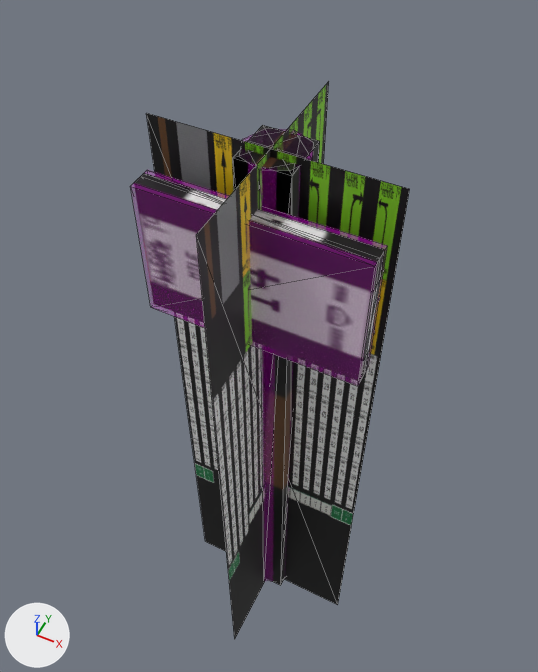
A saved change to the COLLADA model beamng-props/mile-marker/export/dae/milemarker_014.dae.
The view is the same before and after, from a camera (50 mm lens) standing at (0.427, -0.859, 2.115) and looking at (-0.061, 0.118, 0.894). The axes (+X, +Y, +Z) are drawn at lower left. The lights are the same throughout. The older version comes first. Mesh edges are drawn as thin lines. Where no turn or scale is listed for an object, it has been applied to the vertices.

In view in the first picture: 'Colmesh_post-1', 'Colmesh_sign-1', 'milemarker_014_a200', 'milemarker_014_a50', 'milemarker_014_a800'.
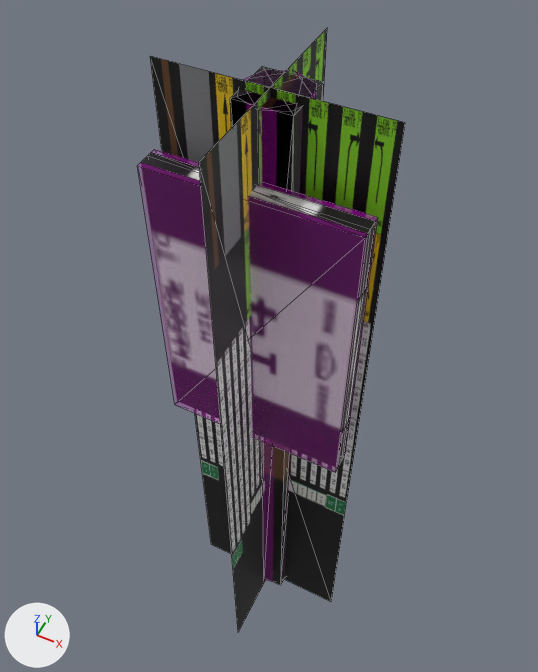
Boxes [x1, y1, x2, y2] around the edits, measured in the pictures (538 x 672 px; the box of a moved part takes in the faces that stretch with it):
'milemarker_014_a50', rescaled (8% taller): before [146, 81, 410, 639]; after [150, 28, 405, 632]
'Colmesh_sign-1', moved, rescaled (6% narrower, 49% taller): before [130, 170, 387, 386]; after [137, 149, 378, 472]
'milemarker_014_a800', reshaped (13% taller): before [135, 125, 385, 585]; after [141, 66, 376, 585]
'Colmesh_post-1', rescaled (7% wider, 13% taller): before [240, 128, 313, 582]; after [238, 70, 316, 582]
'milemarker_014_a200', reshaped: before [278, 136, 300, 174]; after [280, 77, 302, 115]
part 1 of me_milemarker_014_a800, moved or reshaped: before [135, 173, 385, 381]; after [141, 152, 376, 467]
part 2 of me_milemarker_014_a800, moved or reshaped: before [233, 125, 320, 585]; after [230, 66, 323, 585]

Edits to the bpy script that builds the scene:
```text
Change me_milemarker_014_a800:
    used by ob_milemarker_014_a800; location = (0.0, 0.0, 0.0)
    before: 1 (-0.05, -0.027, 1.45) at pixel (232, 157), 3 (-0.05, 0.072, 1.45) at pixel (262, 125), 5 (0.05, -0.027, 1.45) at pixel (292, 175), 7 (0.05, 0.072, 1.45) at pixel (319, 141)
    remove me_milemarker_014_a800.from_pydata(...)  # 16 vertices, 24 faces; spans x -0.21..0.21, y -0.072..0.072, z 0.0..1.45
    add me_milemarker_014_a800.from_pydata(...)  # 16 vertices, 24 faces; spans x -0.19..0.19, y -0.072..0.072, z 0.0..1.55
    me_milemarker_014_a800 part 1: the loose piece of 8 vertices spanning x -0.21..0.21, y -0.072..-0.042, z 1.1..1.38 is scaled about its middle by (0.905, 1, 2.21), then moved by (0.0, 0.0, -0.124)
    me_milemarker_014_a800 part 2
    add for i in [1, 3, 5, 7]: me_milemarker_014_a800.vertices[i].co += Vector((0.0, 0.0, 0.1))
Change me_milemarker_014_a200:
    used by ob_milemarker_014_a200; location = (0.0, 0.0, 0.0)
    before: 1 (-0.05, -0.027, 1.45) at pixel (232, 157), 3 (0.017, 0.072, 1.45) at pixel (300, 135), 5 (0.05, -0.027, 1.45) at pixel (292, 175)
    remove me_milemarker_014_a200.from_pydata(...)  # 10 vertices, 12 faces; spans x -0.21..0.21, y -0.062..0.072, z 0.0..1.45
    add me_milemarker_014_a200.from_pydata(...)  # 10 vertices, 12 faces; spans x -0.19..0.19, y -0.062..0.072, z 0.0..1.55
    me_milemarker_014_a200 part 3
    add for i in [1, 3, 5]: me_milemarker_014_a200.vertices[i].co += Vector((0.0, 0.0, 0.1))
    me_milemarker_014_a200.vertices[6].co: (-0.21, -0.052, 1.38) -> (-0.19, -0.052, 1.426)  # pixel (140, 176) -> pixel (147, 155)
    me_milemarker_014_a200.vertices[7].co: (-0.21, -0.062, 1.1) -> (-0.19, -0.062, 0.806)
    me_milemarker_014_a200.vertices[8].co: (0.21, -0.052, 1.1) -> (0.19, -0.052, 0.806)  # pixel (364, 373) -> pixel (341, 460)
    me_milemarker_014_a200.vertices[9].co: (0.21, -0.062, 1.38) -> (0.19, -0.062, 1.426)  # pixel (380, 257) -> pixel (370, 229)
Change me_milemarker_014_a50:
    used by ob_milemarker_014_a50; location = (0.0, 0.0, 0.0)
    remove me_milemarker_014_a50.from_pydata(...)  # 8 vertices, 4 faces; spans x -0.22..0.22, y -0.22..0.22, z -0.014..1.464
    add me_milemarker_014_a50.from_pydata(...)  # 8 vertices, 4 faces; spans x -0.199..0.199, y -0.199..0.199, z -0.015..1.566
    me_milemarker_014_a50 part 4: the whole mesh is scaled about its middle by (0.905, 0.905, 1.07), then moved by (0.0, 0.0, 0.05)
Change me_colmesh_post_1:
    used by ob_colmesh_post_1; location = (0.0, 0.0, 0.0)
    remove me_colmesh_post_1.from_pydata(...)  # 16 vertices, 28 faces; spans x -0.06..0.06, y -0.037..0.082, z 0.0..1.45
    add me_colmesh_post_1.from_pydata(...)  # 16 vertices, 28 faces; spans x -0.06..0.06, y -0.037..0.082, z 0.0..1.55
    me_colmesh_post_1 part 5: the whole mesh is scaled about its middle by (1, 1, 1.07), then moved by (0.0, 0.0, 0.05)
Change me_colmesh_sign_1:
    used by ob_colmesh_sign_1; location = (0.0, 0.0, 0.0)
    remove me_colmesh_sign_1.from_pydata(...)  # 8 vertices, 12 faces; spans x -0.21..0.21, y -0.082..-0.032, z 1.1..1.38
    add me_colmesh_sign_1.from_pydata(...)  # 8 vertices, 12 faces; spans x -0.19..0.19, y -0.082..-0.032, z 0.806..1.426
    me_colmesh_sign_1 part 6: the whole mesh is scaled about its middle by (0.905, 1, 2.21), then moved by (0.0, 0.0, -0.124)
```
